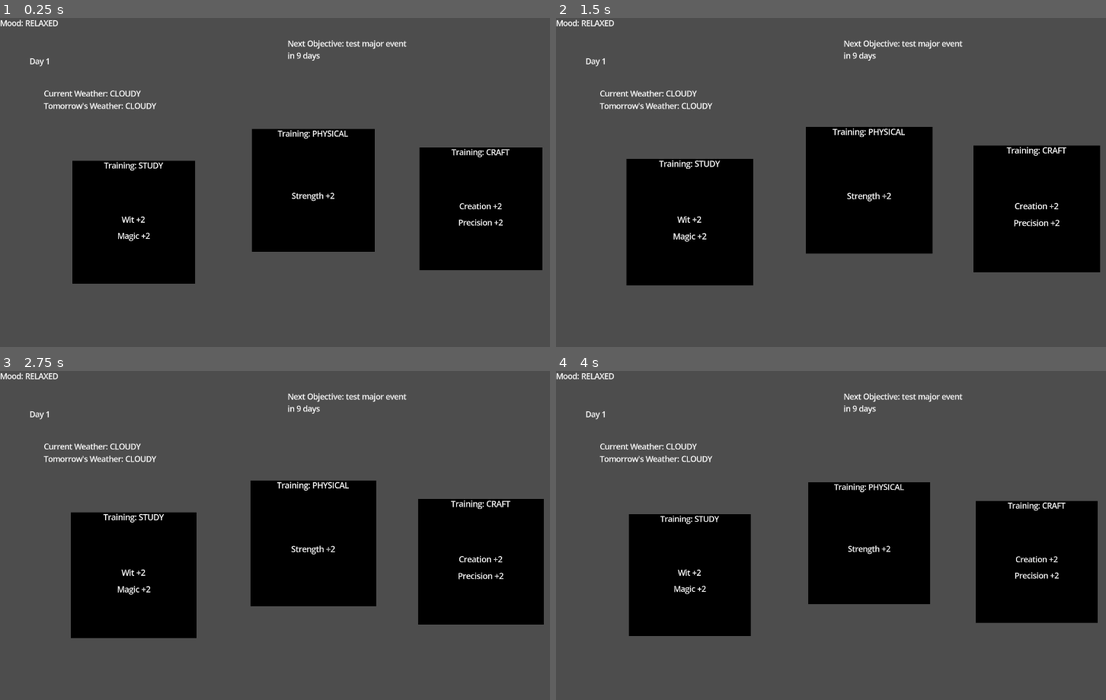
Above: before the commit, frames 1-4 (two rows, left to right).
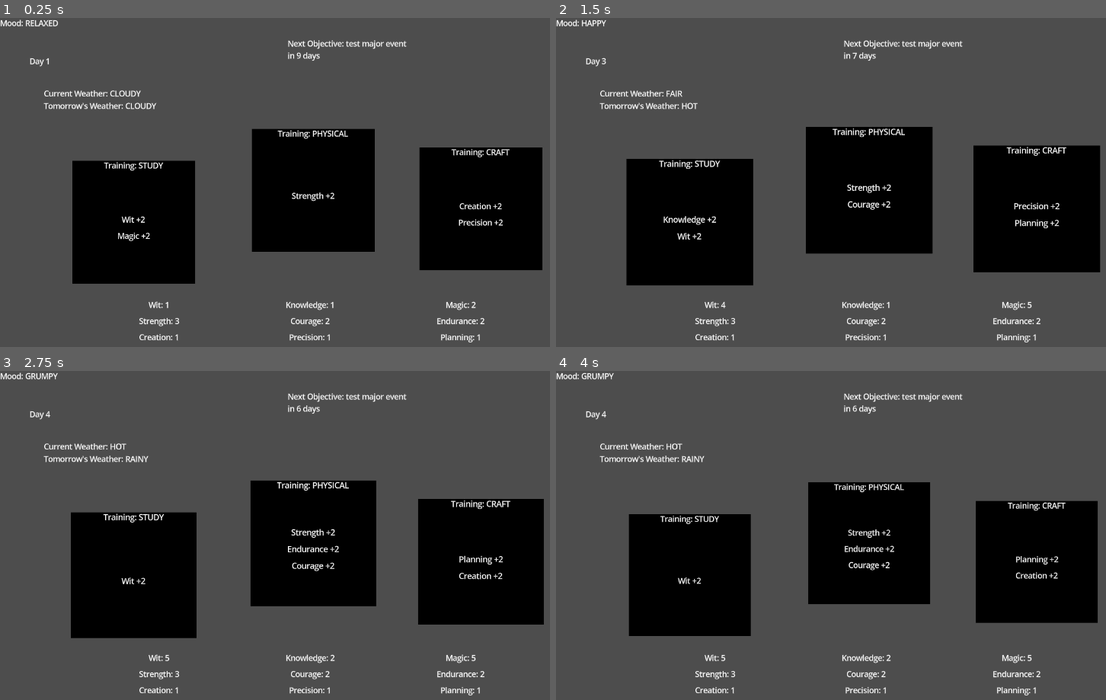
Above: after the commit, the same moments.

Repository: SamBumgardner/ld-58-game
Game: Godot game, scene res://gameplay/gameplay.tscn
Same seed, same stepped clock (60 frames per second), same inputs: the game is played once before the commit and once after it. This scene is started directly instead of the project's main scene.
Inputs (mouse positions are in pixels of both pictures, inside the frame that each line leads up to):
- Up to frame 1 (0.25 s): no input
- Up to frame 2 (1.5 s): click (688, 221) at 0.52 s; click (688, 221) at 1.27 s
- Up to frame 3 (2.75 s): click (132, 574) at 2.02 s
- Up to frame 4 (4 s): no input

The runs differ from the first frame. In frame 1, 0.7% of the frame differs, in the area x 25-89%, y 86-99%; in frame 2, 1.6%, in the area x 4-92%, y 0-99%; in frame 3, 1.6%; in frame 4, 1.6%.

Commit message:
Add: interactable activities and placeholder stat display

Diff:
--- a/game/activities/enhancement/activity_enhanced.gd
+++ b/game/activities/enhancement/activity_enhanced.gd
@@ -18,6 +18,6 @@
         enhancedIncreases = factor.applyEnhancement(enhancedIncreases, day, player)
 
     increaseDiff = [];
-    for i in enhancedIncreases:
+    for i in enhancedIncreases.size():
         var diff = enhancedIncreases[i].changeAmount - baseActivity.statIncreases[i].changeAmount;
         increaseDiff.push_back(diff);
--- a/game/gameplay/gameplay.gd
+++ b/game/gameplay/gameplay.gd
@@ -7,19 +7,20 @@
 
 #region node init
 @onready var dayManager: DayManager = $DayManager;
-@onready var moodTracker: Node = $MoodTracker
-@onready var dayCountTracker: Node = $DayCountTracker
-@onready var weatherDisplay: Node = $WeatherDisplay
-@onready var majorObjectiveBanner: Node = $MajorObjectiveBanner
+@onready var moodTracker: Node = $MoodTracker;
+@onready var dayCountTracker: Node = $DayCountTracker;
+@onready var weatherDisplay: Node = $WeatherDisplay;
+@onready var majorObjectiveBanner: Node = $MajorObjectiveBanner;
 @onready var activitySelections: Array[Node] = [
     $ActivitySelection1,
     $ActivitySelection2,
     $ActivitySelection3,
-]
+];
+@onready var statDetails: Node = $StatDetails;
+@onready var player: Player = $Player;
 #endregion
 
 
-var player: Player;
 var nextDayGenerator: NextDayGenerator;
 
 var nextMajorEvent: MajorEvent:
@@ -63,6 +64,8 @@
         var activitySelection: ActivitySelection = activitySelections[i] as ActivitySelection;
         activitySelection.activityIndex = i;
         activitiesChanged.connect(activitySelection._onActivitiesChanged);
+        activitySelection.activitySelected.connect(_onActivityConfirmed);
+    player.statsUpdated.connect(statDetails._onPlayerStatsUpdated);
 
     if self == get_tree().current_scene || isStartingScene:
         rootSceneActions();
@@ -79,7 +82,7 @@
     var newStart: bool = transitionData.initialSetupData != null;
 
     # Initialize player with starting stats from transitionData
-    player = Player.new(transitionData.playerData.job, transitionData.playerData.stats);
+    player.initalize(transitionData.playerData.job, transitionData.playerData.stats);
 
     if newStart:
         print_debug("determined that we're starting a fresh game");
@@ -105,22 +108,23 @@
 
 
 #region day sequence management
-func _onActivityConfirmed(selectedActivity: Activity) -> void:
+func _onActivityConfirmed(activityIndex: int) -> void:
+    var selectedActivity := activityOptions[activityIndex]
     print_debug("activity confirmed");
     # Activate fade-out
     # Fade in training image
     # show results of training
     # expose button (or just click-anywhere) for user to continue.
     lastCompletedActivity = selectedActivity;
-    _applyResultsOfActivity();
+    _applyResultsOfActivity(activityIndex);
 
     #todo: remove this later
     _onSetUpNewDay();
 
-func _applyResultsOfActivity() -> void:
+func _applyResultsOfActivity(activityIndex: int) -> void:
     print_debug("applying results of activity");
     var enhancedActivityGains: Array[StatIncrease] = \
-        enhancedActivities[activityOptions.find(lastCompletedActivity)].enhancedIncreases;
+        enhancedActivities[activityIndex].enhancedIncreases;
     player.applyStatIncreases(enhancedActivityGains);
 
 func _onSetUpNewDay() -> void:
@@ -130,6 +134,7 @@
         newDay = dayManager.applyNewDay(newDay);
 
     activityOptions = ActivityGenerator.generateActivities(dayManager.getCurrentDay(), player);
+    enhancedActivities = _createActivityEnhancements(activityOptions, dayManager.getCurrentDay(), player)
     activitiesChanged.emit(activityOptions);
 
     dayCount += 1;
@@ -173,7 +178,7 @@
     var weatherEnhancements = GameplayConsts.WEATHER_ENHANCEMENT_FACTORS[day.weather];
     var moodEnhancements = GameplayConsts.MOOD_ENHANCEMENT_FACTORS[day.mood];
 
-    var totalEnhancements = []
+    var totalEnhancements: Array[EnhancementFactor] = []
     totalEnhancements.append_array(weatherEnhancements);
     totalEnhancements.append_array(moodEnhancements);
 
@@ -182,6 +187,6 @@
     for activity in baseActivites:
         var enhanced = ActivityEnhanced.new(activity, totalEnhancements);
         enhanced.calculateEnhancedVersion(day, p);
-        result.append(enhanced);
+        result.push_back(enhanced);
 
     return result;
--- a/game/gameplay/gameplay.tscn
+++ b/game/gameplay/gameplay.tscn
@@ -1,12 +1,14 @@
-[gd_scene load_steps=8 format=3 uid="uid://dpxe6jiswo1v2"]
+[gd_scene load_steps=10 format=3 uid="uid://dpxe6jiswo1v2"]
 
 [ext_resource type="Script" uid="uid://dyy6ws8a2onar" path="res://gameplay/gameplay.gd" id="1_41n4r"]
+[ext_resource type="Script" uid="uid://b4mr4nqec0gds" path="res://player/player.gd" id="2_r5as3"]
 [ext_resource type="Script" uid="uid://6ugnkjruhtf5" path="res://days/day_manager.gd" id="2_ueusv"]
 [ext_resource type="Script" uid="uid://b7pjdgjub5h4f" path="res://gameplay/hud/mood_tracker.gd" id="3_ueusv"]
 [ext_resource type="Script" uid="uid://sjthgtynkfv6" path="res://gameplay/hud/day_count_tracker.gd" id="4_7pdct"]
 [ext_resource type="Script" uid="uid://cg87aybsxabex" path="res://gameplay/hud/weather_display.gd" id="5_uk44f"]
 [ext_resource type="Script" uid="uid://cqei7411b6o8u" path="res://gameplay/hud/major_objective_banner.gd" id="6_yvprt"]
 [ext_resource type="PackedScene" uid="uid://bp1i2ft4knik3" path="res://gameplay/hud/activity_selection.tscn" id="7_uk44f"]
+[ext_resource type="Script" uid="uid://btp7dix2graa3" path="res://gameplay/hud/stat_details.gd" id="8_yvprt"]
 
 [node name="Gameplay" type="Control"]
 layout_mode = 3
@@ -16,6 +18,10 @@
 grow_horizontal = 2
 grow_vertical = 2
 script = ExtResource("1_41n4r")
+
+[node name="Player" type="Node" parent="."]
+script = ExtResource("2_r5as3")
+metadata/_custom_type_script = "uid://b4mr4nqec0gds"
 
 [node name="DayManager" type="Node" parent="."]
 script = ExtResource("2_ueusv")
@@ -82,3 +88,84 @@
 offset_top = 273.0
 offset_right = 1138.0
 offset_bottom = 529.0
+
+[node name="StatDetails" type="GridContainer" parent="."]
+layout_mode = 0
+offset_left = 178.0
+offset_top = 589.0
+offset_right = 1124.0
+offset_bottom = 687.0
+columns = 3
+script = ExtResource("8_yvprt")
+
+[node name="Substat1" type="Label" parent="StatDetails"]
+layout_mode = 2
+size_flags_horizontal = 3
+size_flags_vertical = 6
+text = "Substat 1"
+horizontal_alignment = 1
+vertical_alignment = 1
+
+[node name="Substat2" type="Label" parent="StatDetails"]
+layout_mode = 2
+size_flags_horizontal = 3
+size_flags_vertical = 6
+text = "Substat 1"
+horizontal_alignment = 1
+vertical_alignment = 1
+
+[node name="Substat3" type="Label" parent="StatDetails"]
+layout_mode = 2
+size_flags_horizontal = 3
+size_flags_vertical = 6
+text = "Substat 1"
+horizontal_alignment = 1
+vertical_alignment = 1
+
+[node name="Substat4" type="Label" parent="StatDetails"]
+layout_mode = 2
+size_flags_horizontal = 3
+size_flags_vertical = 6
+text = "Substat 1"
+horizontal_alignment = 1
+vertical_alignment = 1
+
+[node name="Substat5" type="Label" parent="StatDetails"]
+layout_mode = 2
+size_flags_horizontal = 3
+size_flags_vertical = 6
+text = "Substat 1"
+horizontal_alignment = 1
+vertical_alignment = 1
+
+[node name="Substat6" type="Label" parent="StatDetails"]
+layout_mode = 2
+size_flags_horizontal = 3
+size_flags_vertical = 6
+text = "Substat 1"
+horizontal_alignment = 1
+vertical_alignment = 1
+
+[node name="Substat7" type="Label" parent="StatDetails"]
+layout_mode = 2
+size_flags_horizontal = 3
+size_flags_vertical = 6
+text = "Substat 1"
+horizontal_alignment = 1
+vertical_alignment = 1
+
+[node name="Substat8" type="Label" parent="StatDetails"]
+layout_mode = 2
+size_flags_horizontal = 3
+size_flags_vertical = 6
+text = "Substat 1"
+horizontal_alignment = 1
+vertical_alignment = 1
+
+[node name="Substat9" type="Label" parent="StatDetails"]
+layout_mode = 2
+size_flags_horizontal = 3
+size_flags_vertical = 6
+text = "Substat 1"
+horizontal_alignment = 1
+vertical_alignment = 1
--- a/game/gameplay/hud/activity_selection.gd
+++ b/game/gameplay/hud/activity_selection.gd
@@ -1,4 +1,6 @@
 class_name ActivitySelection extends Control
+
+signal activitySelected(activityIndex: int)
 
 const HEADER_TEXT := "Training: %s"
 const INCREASE_TEXT := "%s %+d"
@@ -16,6 +18,8 @@
 var activityIndex := 0;
 
 func _ready():
+    $TextureButton.pressed.connect(_onPressed);
+
     pivot_offset = size / 2;
     var tween := create_tween()
     tween.tween_property(self, "scale", Vector2.ONE * 1.05, 2);
@@ -37,3 +41,6 @@
                 increases[i].show();
             else:
                 increases[i].hide();
+
+func _onPressed():
+    activitySelected.emit(activityIndex);
--- a/game/gameplay/hud/activity_selection.tscn
+++ b/game/gameplay/hud/activity_selection.tscn
@@ -66,3 +66,6 @@
 layout_mode = 2
 text = "Stat upgrade 1"
 horizontal_alignment = 1
+
+[node name="TextureButton" type="TextureButton" parent="."]
+layout_mode = 2
--- /dev/null
+++ b/game/gameplay/hud/stat_details.gd
@@ -0,0 +1,24 @@
+extends GridContainer
+
+const SUBSTAT_TEMPLATE = "%s: %d"
+
+@onready var substatDisplays: Array[Node] = [
+    $Substat1,
+    $Substat2,
+    $Substat3,
+    $Substat4,
+    $Substat5,
+    $Substat6,
+    $Substat7,
+    $Substat8,
+    $Substat9,
+]
+
+func _onPlayerStatsUpdated(playerStats: PlayerStats) -> void:
+    for i in substatDisplays.size():
+        var statType: Stats.Types = (i / 3) as Stats.Types;
+        var substatIndex: int = i % 3;
+        #var statCategoryName = Stats.Types.find_key(statType);
+        var substatValue: int = playerStats.stats[statType][substatIndex];
+        var substatName: String = Stats.NamesLookup[statType][substatIndex];
+        substatDisplays[i].text = SUBSTAT_TEMPLATE % [substatName, substatValue];
--- a/game/player/player.gd
+++ b/game/player/player.gd
@@ -1,11 +1,14 @@
-class_name Player extends RefCounted
+class_name Player extends Node
+
+signal statsUpdated(stats: PlayerStats)
 
 var job: Job.Types
 var stats: PlayerStats
 
-func _init(_job: Job.Types = Job.Types.HERO, statsArray: Array[Array] = []):
+func initalize(_job: Job.Types = Job.Types.HERO, statsArray: Array[Array] = []):
     job = _job;
     stats = PlayerStats.new(statsArray);
+    statsUpdated.emit(stats);
 
 # get index of lowest stat
 func getWeakestStatIndexForType(statType: Stats.Types) -> Stats.Substats:
@@ -17,4 +20,5 @@
 
 func applyStatIncreases(statImprovements: Array[StatIncrease]) -> void:
     for statImprovement in statImprovements:
-        stats.stats[statImprovement.statType][statImprovement.subTypeIndex] += statImprovement;
+        stats.stats[statImprovement.statType][statImprovement.subTypeIndex] += statImprovement.changeAmount;
+    statsUpdated.emit(stats);
Not shown, added: game/gameplay/hud/stat_details.gd.uid
